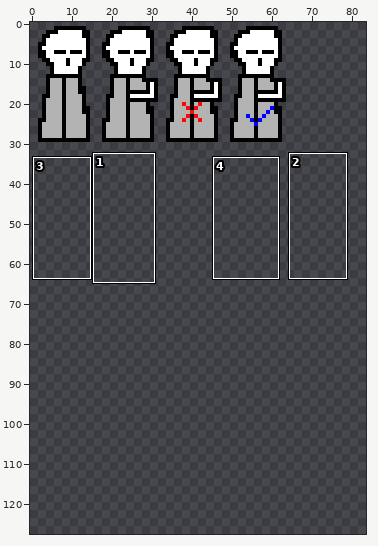
Sprite sheet, stored at media/charlotte-16x32.png. The first picture is a wide view before the edit; the outline marks the close-up.
Close-up. Before the edit:
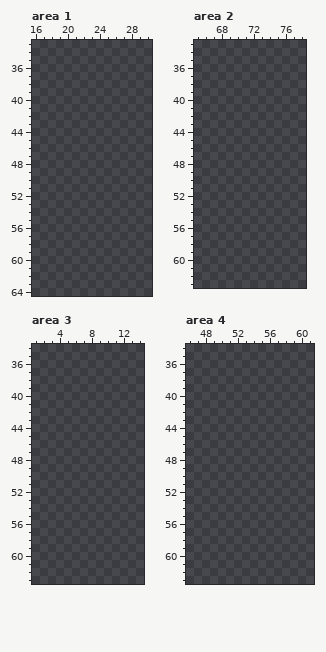
The file is 128x128 pixels. Pixels under 10% opacity are left out. Colours within 5 levels of each other are drawn and written as one. Shown: area 1: x 16..30, y 33..64; area 2: x 65..78, y 33..63; area 3: x 1..14, y 34..63; area 4: x 46..61, y 34..63. The wide view leaves out empty margins. The commit also changed other parts of the picture, which this record leaves out.
Now the later version:
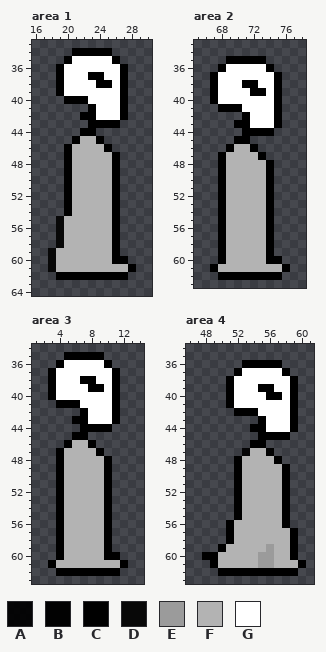
Palette (. is transparent): A #000000ed  B #000000f7  C #000000  D #080808  E #9b9b9b  F #b3b3b3  G #ffffff
Changes in this commit:
Changed rows in their new state; - is an unchanged pixel.
Area 1:
first column x 18:
34 ---CCCCC---
35 --CGGGGGC--
36 -CGGGGGGGC-
37 -CGGGCCGGC-
38 -CGGGGCCGC-
39 -CGGGGGGGC-
40 --CCCGGGGC-
41 -----CGGGC-
42 ----CCGGGC-
43 -----CCCC--
44 ----CC-----
45 ---CFFC----
46 --CFFFFC---
47 --CFFFFFC--
48 --CFFFFFC--
49 --CFFFFFC--
50 --CFFFFFC--
51 --CFFFFFC--
52 --CFFFFFC--
53 --CFFFFFC--
54 --CFFFFFC--
55 -DFFFFFFC--
56 -DFFFFFFC--
57 -DFFFFFFC--
58 -DFFFFFFC--
59 DFFFFFFFC--
60 DFFFFFFFCC-
61 DFFFFFFFFFC
62 -CCCCCCCCC-
Area 2:
first column x 67:
35 --CCCCC---
36 -CGGGGGC--
37 CGGGGGGGC-
38 CGGGCCGGC-
39 CGGGGCCGC-
40 CGGGGGGGC-
41 -CCCGGGGC-
42 ----CGGGC-
43 ---CCGGGC-
44 ----CCCC--
45 ---CC-----
46 --CFFC----
47 -CFFFFC---
48 -CFFFFFC--
49 -CFFFFFC--
50 -CFFFFFC--
51 -CFFFFFC--
52 -CFFFFFC--
53 -CFFFFFC--
54 -CFFFFFC--
55 -CFFFFFC--
56 -CFFFFFC--
57 -CFFFFFC--
58 -CFFFFFC--
59 -CFFFFFC--
60 -CFFFFFCC-
61 CFFFFFFFFC
62 -CCCCCCCC-
Area 3:
first column x 3:
35 --CCCCC---
36 -CGGGGGC--
37 CGGGGGGGC-
38 CGGGCCGGC-
39 CGGGGCCGC-
40 CGGGGGGGC-
41 -CCCGGGGC-
42 ----CGGGC-
43 ---CCGGGC-
44 ----CCCC--
45 ---CC-----
46 --CFFC----
47 -CFFFFC---
48 -CFFFFFC--
49 -CFFFFFC--
50 -CFFFFFC--
51 -CFFFFFC--
52 -CFFFFFC--
53 -CFFFFFC--
54 -CFFFFFC--
55 -CFFFFFC--
56 -CFFFFFC--
57 -CFFFFFC--
58 -CFFFFFC--
59 -CFFFFFC--
60 -CFFFFFCC-
61 CFFFFFFFFC
62 -CCCCCCCC-
Area 4:
first column x 48:
36 -----CCCCC---
37 ----CGGGGGC--
38 ---CGGGGGGGC-
39 ---CGGGCCGGC-
40 ---CGGGGCCGC-
41 ---CGGGGGGGC-
42 ----CCCGGGGC-
43 -------CGGGC-
44 ------CCGGGC-
45 -------CCCC--
46 ------CC-----
47 -----AFFB----
48 ----CFFFFC---
49 ----CFFFFFC--
50 ----CFFFFFC--
51 ----CFFFFFC--
52 ----CFFFFFC--
53 ----CFFFFFC--
54 ----CFFFFFC--
55 ----CFFFFFC--
56 ---CFFFFFFC--
57 ---CFFFFFFFC-
58 ---CFFFFFFFC-
59 --CFFFFFEFFC-
60 CCFFFFFEEFFC-
61 -CFFFFFEEFFFC
62 --CCCCCCCCCC-
